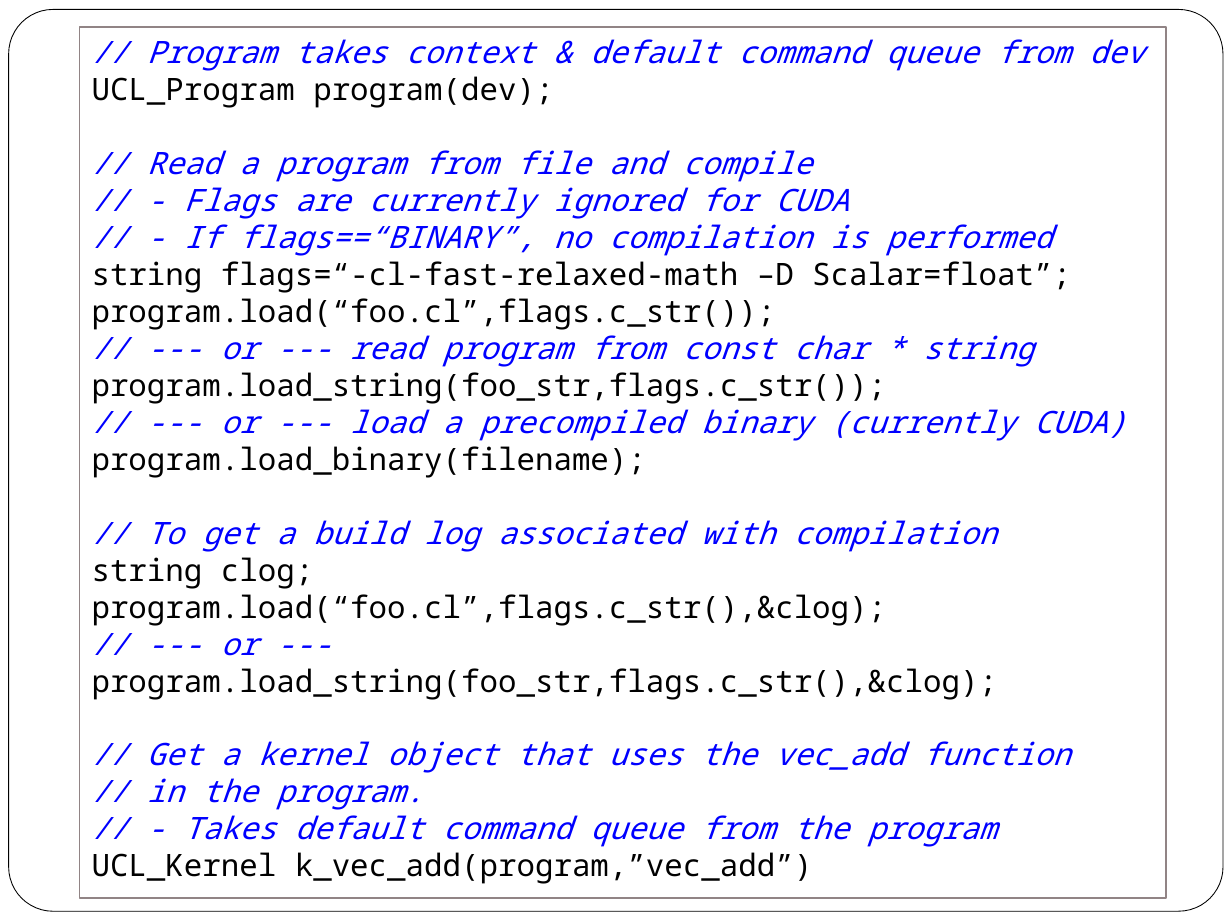
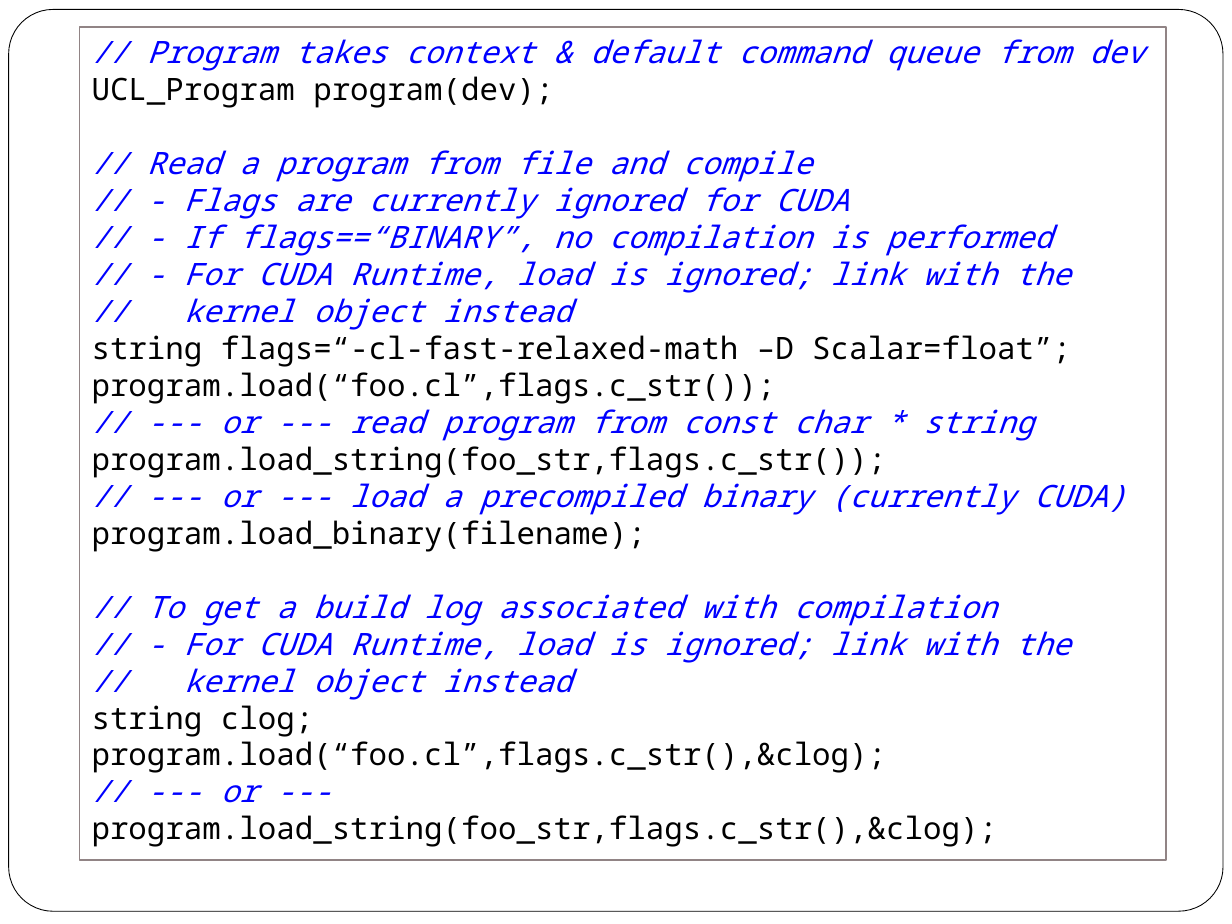
Before and after one commit to scicomp/geryon, a slide deck: slide 56 of geryon.pptx (slide 46 before the commit). Drawn at 1232x924 pixels with LibreOffice and Linux fonts; fonts in the diff are those of the drawing. Boxes give left, top, right and bottom in pixels: in the first picture for what was removed or moved away, otherwise in the second. Text is boxed around its words. In the diff, an @@ line names an element or a change of style, - is before the commit and + after.

```diff
--- a/geryon.pptx
+++ b/geryon.pptx
@@ rectangle "// Program takes context & ...": place and size @@
-rectangle "// Program takes context & ..." at (79, 27, 1165, 898)
+rectangle "// Program takes context & ..." at (79, 27, 1165, 861)
@@ text in rectangle at (184, 255, 1071, 330): paragraphs added @@
+// - For CUDA Runtime, load is ignored; link with the
+// kernel object instead
@@ text in rectangle at (184, 624, 1071, 700): paragraphs added @@
+// - For CUDA Runtime, load is ignored; link with the
+// kernel object instead
@@ text in rectangle at (92, 741, 1071, 884): paragraphs removed @@
-// Get a kernel object that uses the vec_add function
-// in the program.
-// - Takes default command queue from the program
-UCL_Kernel k_vec_add(program,”vec_add”)
```
Also in this commit, not shown: 10 other slides changed, 10 slides added, 2 other files.
